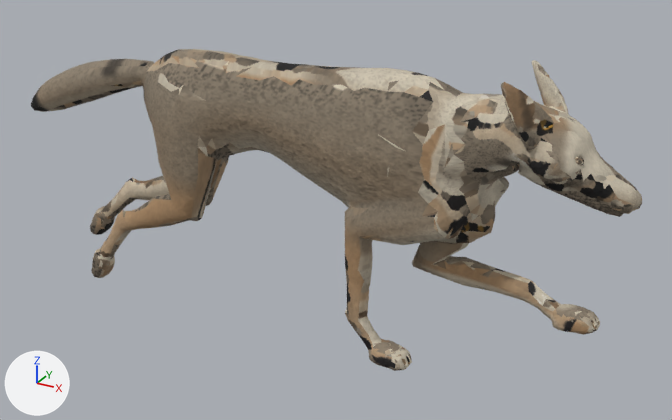
Before and after pictures for a commit that changed the glTF model assets_src/canids/wolf_run.glb.
Before and after are seen from a 50 mm lens placed at (0.875, -1.488, 1.033), pointed at (0.038, 0.034, 0.272). The lights are fixed; the arrows at lower left show +X, +Y and +Z. The picture after the commit comes second. Where no turn or scale is listed for an object, it has been applied to the vertices. Vertices at exactly the same position are counted once.

Names of what the first picture shows: 'wolf_run_mesh'.
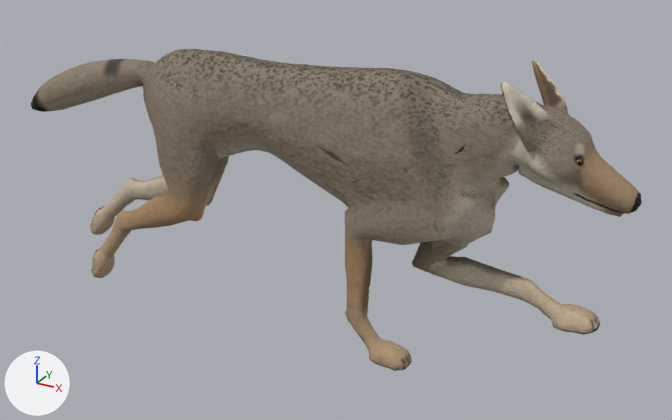
What differs and where, as boxes [x1, y1, x2, y2] in the pictures (672 x 420 px; the box of a moved part takes in the faces that stretch with it):
part 1 of me_wolf_run_mesh, moved or reshaped: [149, 49, 642, 341] in both
part 2 of me_wolf_run_mesh, reshaped: [101, 210, 112, 274] in both
part 3 of me_wolf_run_mesh, surface changed: [55, 49, 638, 371] in both

What the commit changed:
me_wolf_run_mesh is used by ob_wolf_run_mesh; location (0.0, 0.0, 0.0).
me_wolf_run_mesh had 3770 vertices, 7536 faces and spanned x -0.749..0.636, y -0.09..0.091, z 0.0..0.62.
me_wolf_run_mesh now has 3770 vertices, 7536 faces and spans x -0.749..0.634, y -0.09..0.091, z 0.0..0.62.
me_wolf_run_mesh part 1: 38 vertices moved from x -0.331..0.63, y -0.073..0.075, z 0.162..0.571 to x -0.336..0.63, y -0.073..0.075, z 0.162..0.572; 146 vertices removed from x -0.355..0.636, y -0.073..0.075, z 0.076..0.587; 141 vertices added at x -0.349..0.634, y -0.073..0.076, z 0.066..0.586.
me_wolf_run_mesh part 2: 3 vertices removed from x -0.584..-0.53, y -0.038..0.054, z 0.02..0.133; 7 vertices added at x -0.585..-0.53, y -0.039..0.055, z 0.018..0.137.
me_wolf_run_mesh part 3: 6276 kept faces spanning x -0.749..0.63, y -0.09..0.091, z 0.0..0.62 get new texture (UV) coordinates.
Other edits to the shape of me_wolf_run_mesh do not show in these pictures.
